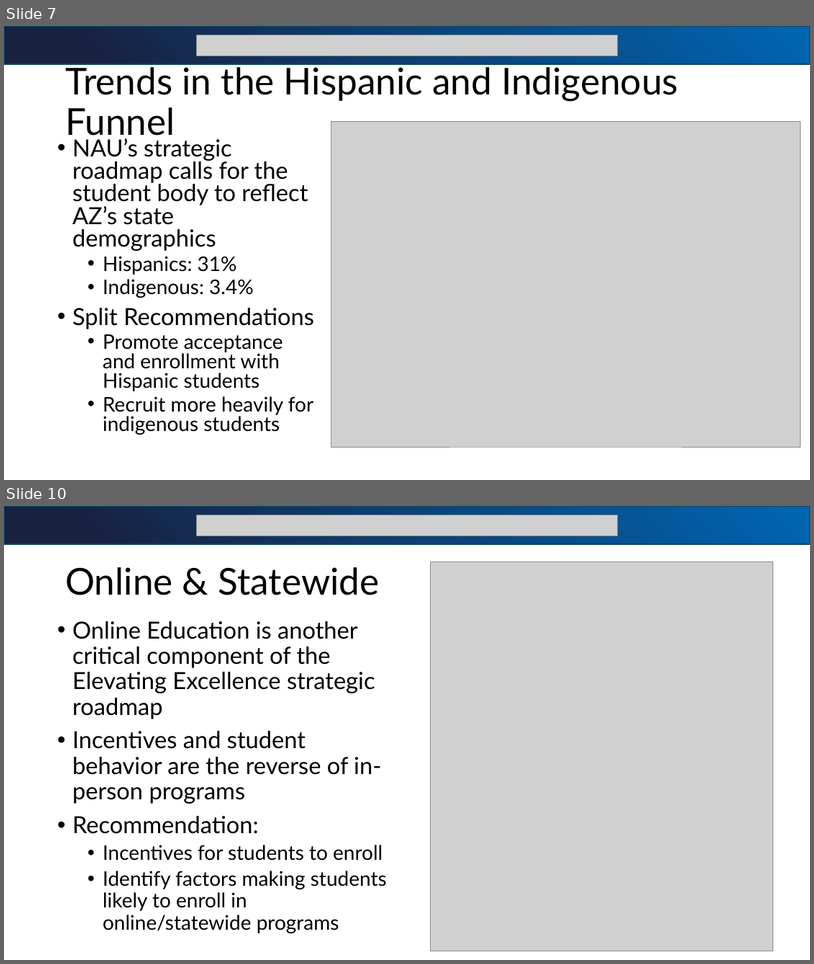
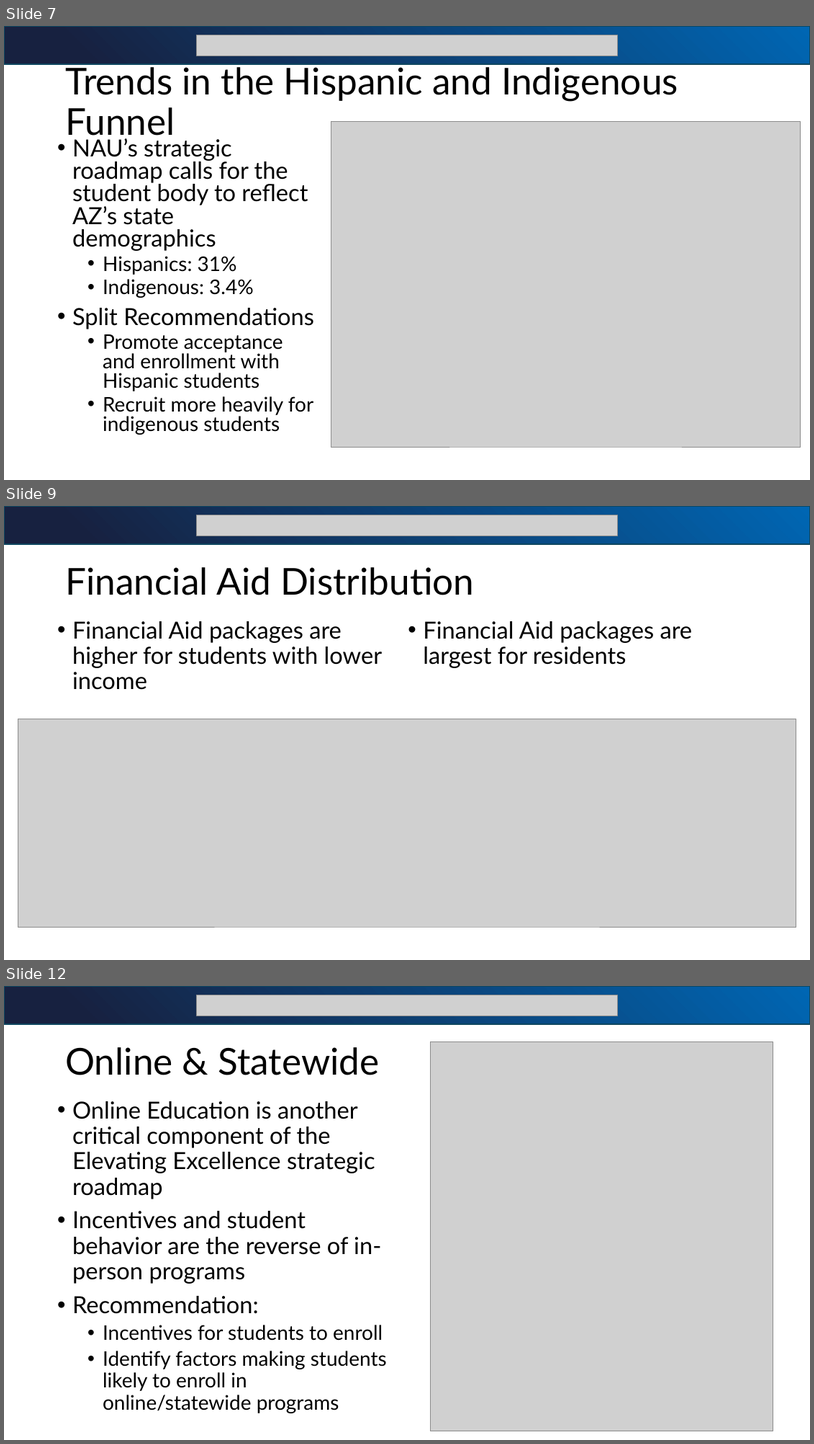
Before and after one commit to bjjefferies/bia_sr_sem_presentation, a slide deck: BIA_SEM_Presentation1.pptx. Shown one above the other, each under a label of ours: slides 7 and 10 before the commit, slides 7, 9 and 12 after it; the slides between them are not shown. The pictures are 814x964 and 814x1444 pixels, drawn with LibreOffice and Linux fonts; fonts in the diff are those of the drawing; grey boxes stand for pictures. Boxes give left, top, right and bottom in pixels: in the first picture for what was removed or moved away, otherwise in the second. Text is boxed around its words. In the diff, an @@ line names an element or a change of style, - is before the commit and + after.

```diff
--- a/BIA_SEM_Presentation1.pptx
+++ b/BIA_SEM_Presentation1.pptx
@@ slide 9 added at (4,506,810,960), background #FFFFFF @@
@@ rectangle added at (4,506,810,544), fill gradient #172140 to #0066B3, outline #104760 1.5 pt @@
@@ picture added at (197,515,618,536) @@
@@ title added at (65,567,474,595), 44 pt, text #000000 @@
+Financial Aid Distribution
@@ text added at (72,621,383,690), 28 pt, text #000000 @@
+• Financial Aid packages are higher for students with lower income
@@ text added at (423,621,693,668), 28 pt, text #000000 @@
+• Financial Aid packages are largest for residents
@@ picture added at (18,719,797,926) @@
@@ what was slide 10 is now slide 12 @@
```
Also in this commit, not shown: 2 slides changed, 2 other slides added, 5 other files.
